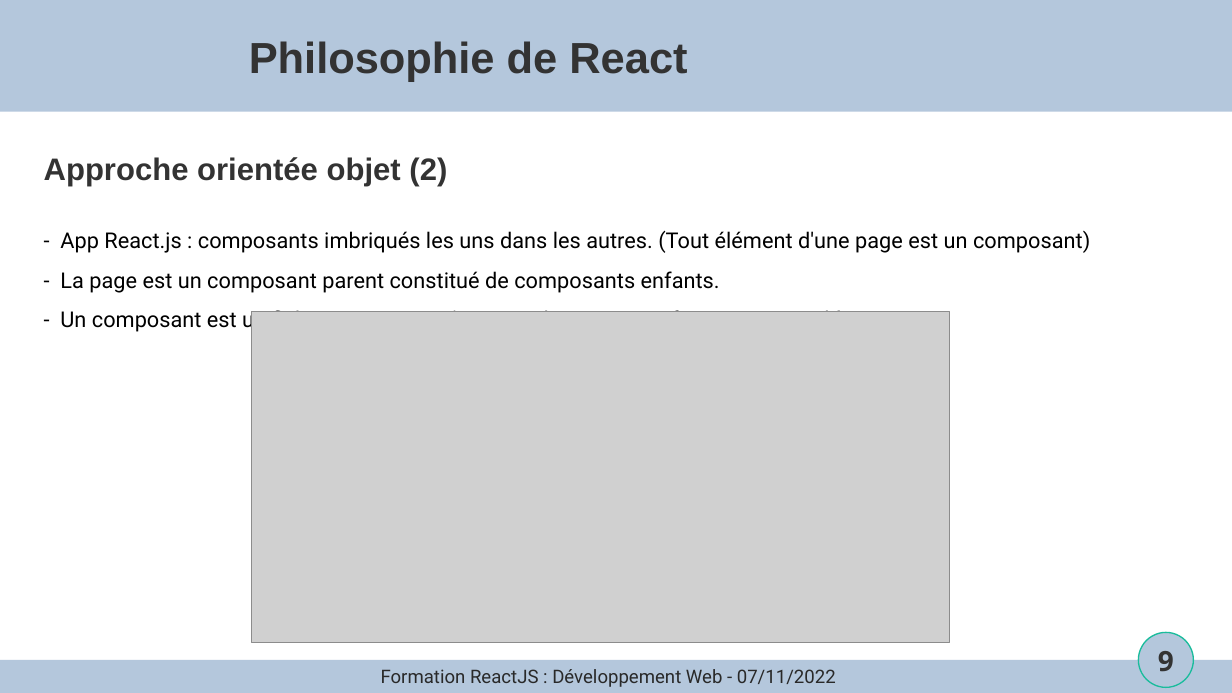
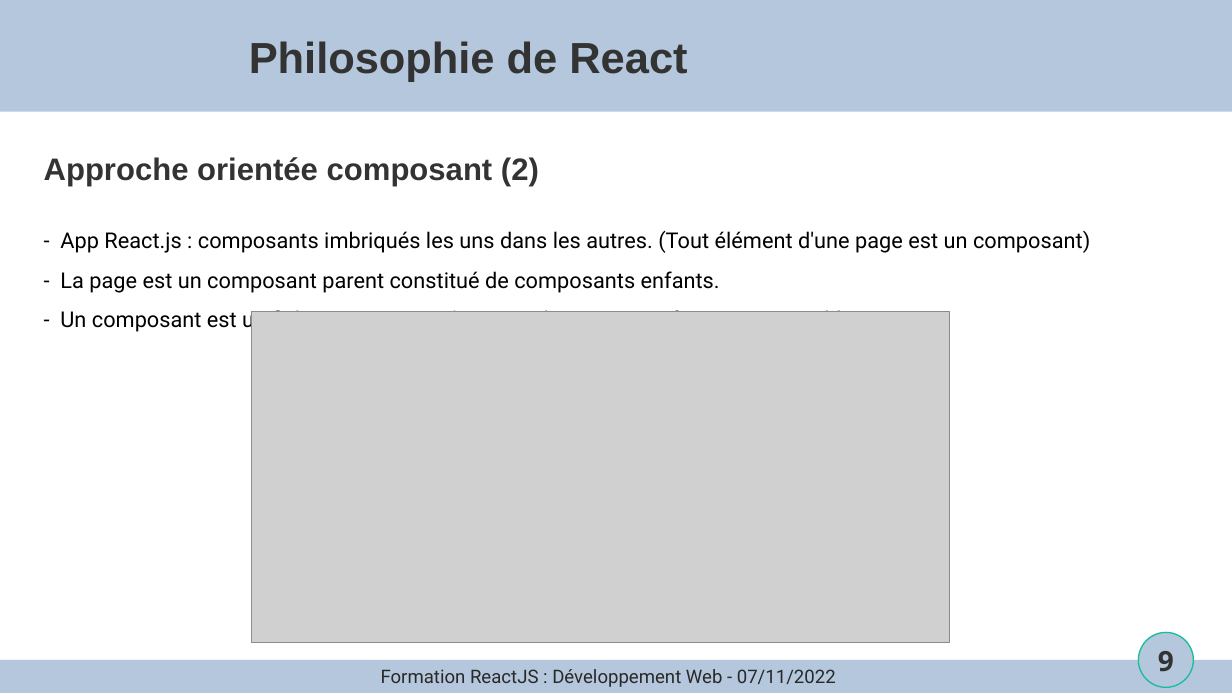
Before and after one commit to joselegitan/formation-react, a slide deck: slide 9 of cours.odp. Drawn at 1232x693 pixels with LibreOffice and Linux fonts; fonts in the diff are those of the drawing; grey boxes stand for pictures; background and template pictures are left out. Boxes give left, top, right and bottom in pixels: in the first picture for what was removed or moved away, otherwise in the second. Text is boxed around its words. In the diff, an @@ line names an element or a change of style, - is before the commit and + after.

```diff
--- a/cours.odp
+++ b/cours.odp
@@ text at (x1=44, y1=157, x2=539, y2=186): text changed @@
-Approche orientée objet (2)
+Approche orientée composant (2)
```
Also in this commit, not shown: 2 other slides changed, 1 other file.
